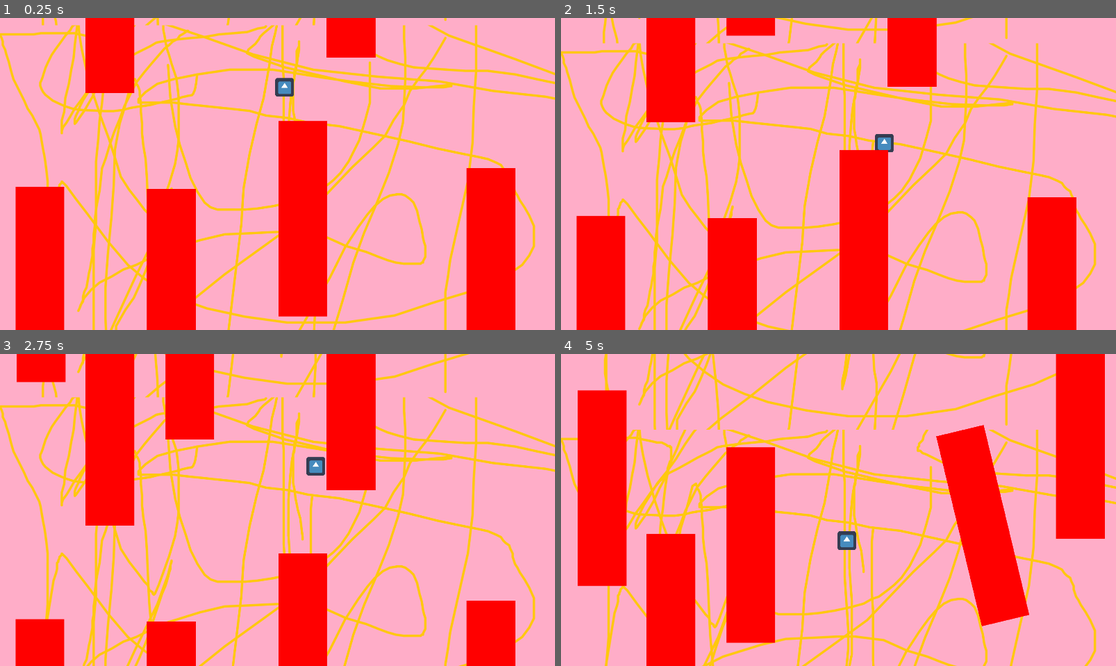
Above: before the commit, frames 1-4 (two rows, left to right).
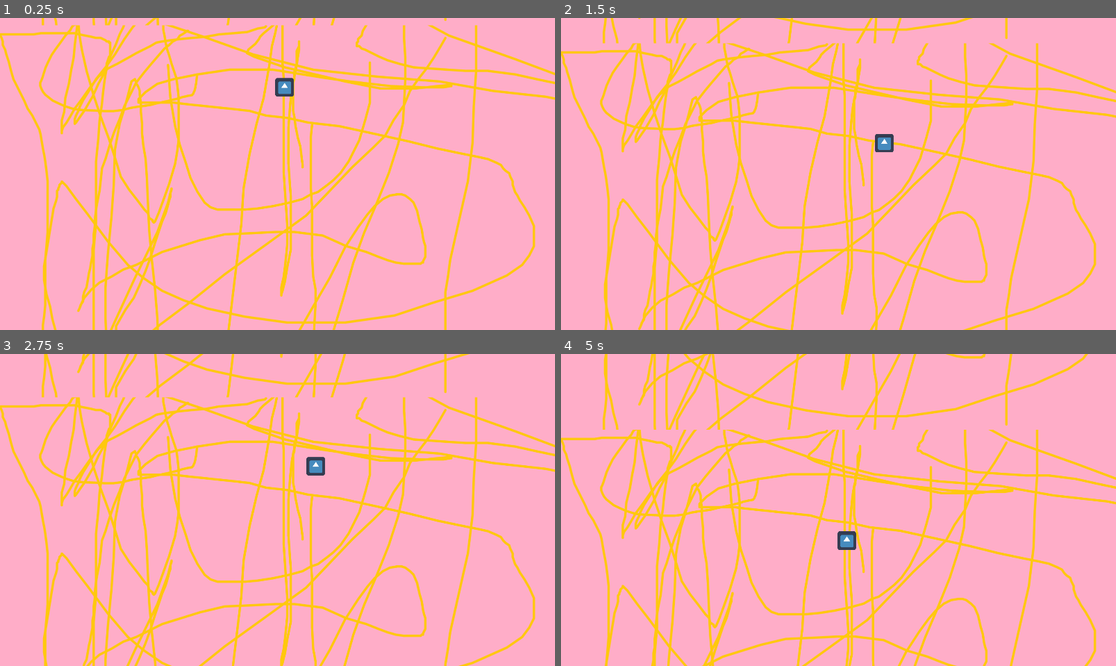
Above: after the commit, the same moments.

Repository: Castlemark/Not_Only_Games_Jam
Game: Godot game, scene res://Assets/Resources/Main.tscn
The game is run twice, just before and just after one commit, with the same random seed, the same clock (stepped at 60 frames per second) and the same inputs. The project has no main scene, so this scene is started directly. The engine's default icon, where the game draws it, is replaced by a stand-in: a white triangle on a blue panel in a dark square.
Inputs (mouse positions are in pixels of both pictures, inside the frame that each line leads up to):
- Up to frame 1 (0.25 s): no input
- Up to frame 2 (1.5 s): move the mouse to (960, 158) at 0.52 s; press the mouse at (960, 158) at 0.53 s; move the mouse to (727, 189) at 1.27 s; release the mouse at (727, 189) at 1.28 s; click (727, 189) at 1.35 s
- Up to frame 3 (2.75 s): move the mouse to (333, 441) at 2.02 s; press the mouse at (333, 441) at 2.03 s
- Up to frame 4 (5 s): move the mouse to (810, 572) at 2.77 s; release the mouse at (810, 572) at 2.78 s; click (810, 572) at 2.85 s; move the mouse to (1005, 556) at 3.52 s; press the mouse at (1005, 556) at 3.53 s; move the mouse to (672, 463) at 4.27 s; release the mouse at (672, 463) at 4.28 s; click (672, 463) at 4.35 s

The runs differ from the first frame. In frame 1, 21% of the frame differs, in the area x 2-93%, y 0-100%; in frame 2, 21%; in frame 3, 20%; in frame 4, 26%, in the area x 3-98%, y 0-100%.

Commit message:
merge error

Diff:
--- a/Not Only Games Jam 2018/Assets/Resources/KinematicBody2D.gd
+++ b/Not Only Games Jam 2018/Assets/Resources/KinematicBody2D.gd
@@ -3,9 +3,18 @@
 # class member variables go here, for example:
 # var a = 2
 # var b = "textvar"
+var merge
 var speed = 5
 var target = self.position
 var move = 0
+var type = 0;
+# tipus
+#	1: + velocitat
+#	2: - velocitat
+#	3: vista
+#	4: matar enemic
+# 	5: rebelde : controls al revés
+#	6: señuelo
 
 func _ready():
 	# Called every time the node is added to the scene.
@@ -13,6 +22,8 @@
 	pass
 
 func _process(delta):
+
+
 
 	move = Vector2(0, 1)
 	# Called every frame. Delta is time since last frame.
--- a/Not Only Games Jam 2018/Assets/Resources/Main.tscn
+++ b/Not Only Games Jam 2018/Assets/Resources/Main.tscn
@@ -1,9 +1,8 @@
-[gd_scene load_steps=5 format=2]
+[gd_scene load_steps=4 format=2]
 
 [ext_resource path="res://Scripts/Node.gd" type="Script" id=1]
 [ext_resource path="res://Assets/Resources/Background_Joc.tscn" type="PackedScene" id=2]
 [ext_resource path="res://Assets/Resources/Player.tscn" type="PackedScene" id=3]
-[ext_resource path="res://Assets/Resources/Obstacles/I3.tscn" type="PackedScene" id=4]
 
 [node name="Node" type="Node" index="0"]
 
@@ -12,40 +11,3 @@
 [node name="Background" parent="." index="0" instance=ExtResource( 2 )]
 
 [node name="Node2D" parent="." index="1" instance=ExtResource( 3 )]
-
-[node name="I3" parent="." index="2" instance=ExtResource( 4 )]
-
-editor/display_folded = true
-position = Vector2( 379.847, -81.5281 )
-
-[node name="I3" parent="I3" index="1" instance=ExtResource( 4 )]
-
-position = Vector2( 834.299, -122.739 )
-
-[node name="I4" parent="I3" index="2" instance=ExtResource( 4 )]
-
-position = Vector2( 212.591, 1009.2 )
-
-[node name="I5" parent="I3" index="3" instance=ExtResource( 4 )]
-
-position = Vector2( 667.081, 773.379 )
-
-[node name="I6" parent="I3" index="4" instance=ExtResource( 4 )]
-
-position = Vector2( 1318.8, 936.309 )
-
-[node name="I7" parent="I3" index="5" instance=ExtResource( 4 )]
-
-position = Vector2( -237.612, -495.764 )
-
-[node name="I8" parent="I3" index="6" instance=ExtResource( 4 )]
-
-position = Vector2( 276.906, -298.532 )
-
-[node name="I9" parent="I3" index="7" instance=ExtResource( 4 )]
-
-position = Vector2( 1417.42, -658.694 )
-
-[node name="I10" parent="I3" index="8" instance=ExtResource( 4 )]
-
-position = Vector2( -241.899, 1000.62 )
--- a/Not Only Games Jam 2018/Scripts/Node.gd
+++ b/Not Only Games Jam 2018/Scripts/Node.gd
@@ -3,6 +3,8 @@
 # class member variables go here, for example:
 # var a = 2
 # var b = "textvar"
+
+var merge
 
 var time_start = 0
 var time_now = 0
--- a/Not Only Games Jam 2018/Scripts/Node2D.gd
+++ b/Not Only Games Jam 2018/Scripts/Node2D.gd
@@ -1,4 +1,6 @@
 extends Node2D
+
+var merge
 
 var riu_scene = preload("res://Assets/Resources/Sprite_Riu.tscn")
 var riu
--- a/Not Only Games Jam 2018/Scripts/icon.gd
+++ b/Not Only Games Jam 2018/Scripts/icon.gd
@@ -3,6 +3,7 @@
 # class member variables go here, for example:
 # var a = 2
 # var b = "textvar"
+var merge
 
 var speed = 50
 var dir;
